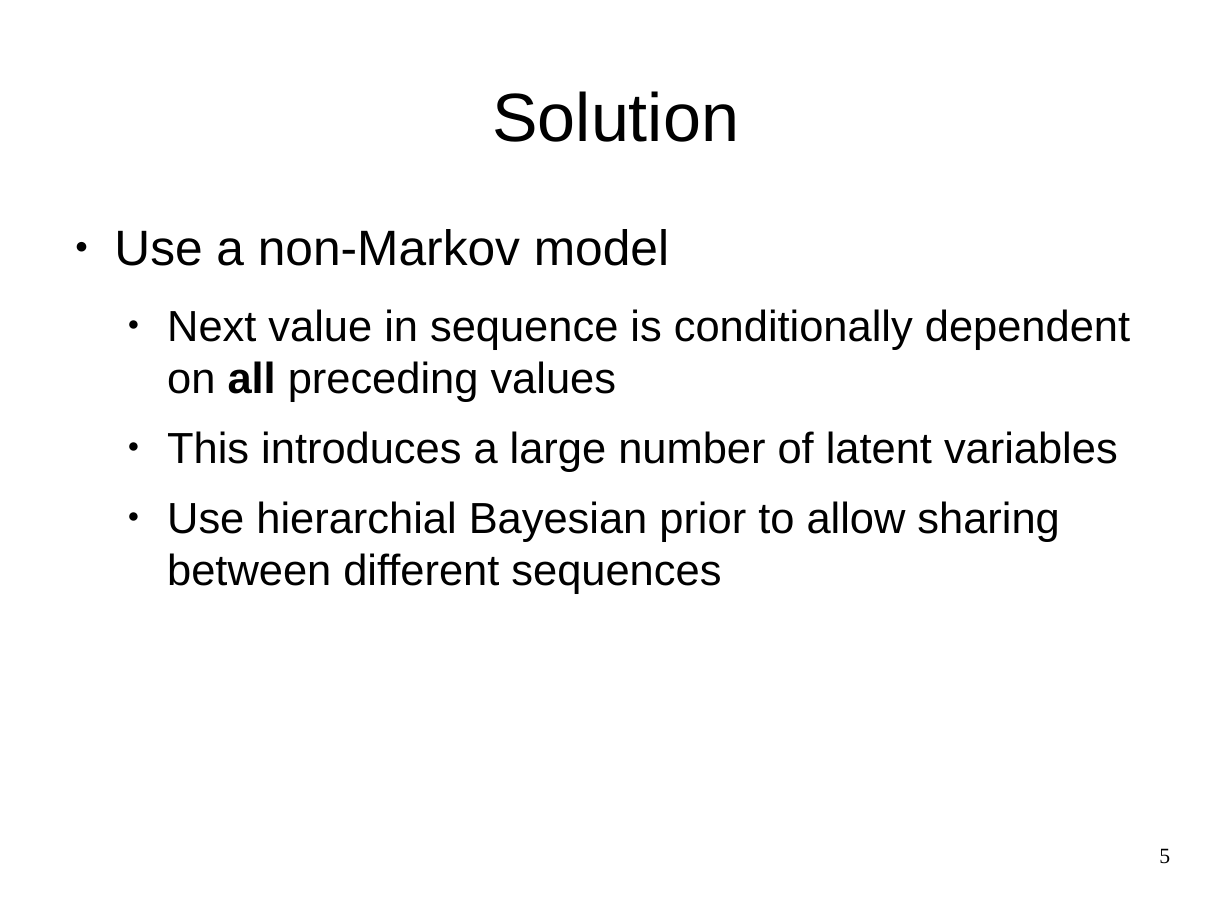
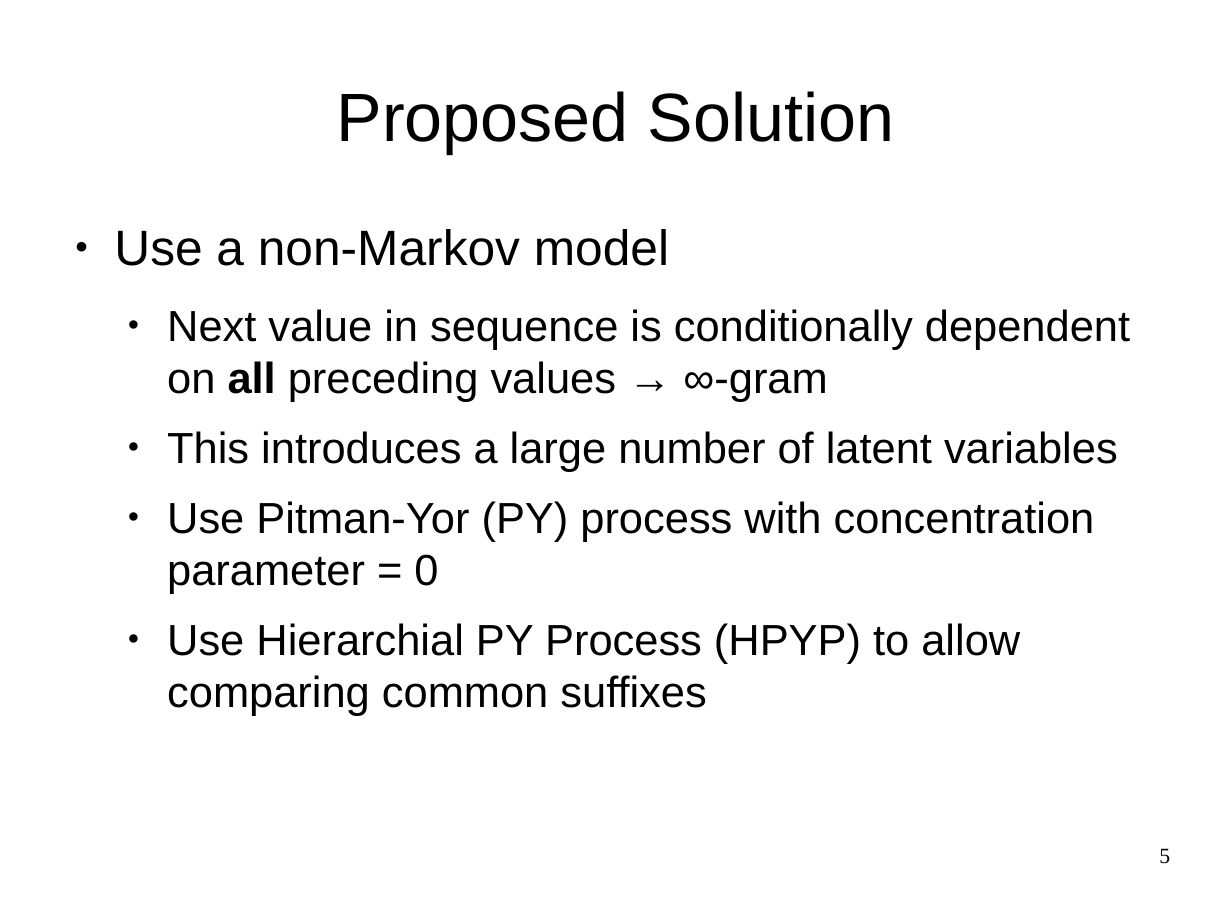
Before and after one commit to snadi/cs886, a slide deck: slide 5 of cs886/presentation/cs886_sarah-karim.odp. Drawn at 1232x924 pixels with LibreOffice and Linux fonts; fonts in the diff are those of the drawing. Boxes give left, top, right and bottom in pixels: in the first picture for what was removed or moved away, otherwise in the second. Text is boxed around its words. In the diff, an @@ line names an element or a change of style, - is before the commit and + after.

```diff
--- a/cs886/presentation/cs886_sarah-karim.odp
+++ b/cs886/presentation/cs886_sarah-karim.odp
@@ title at (337,91,895,153): text changed @@
-Solution
+Proposed Solution
@@ text at (167,309,1130,402): text changed @@
-  ● Next value in sequence is conditionally dependent on all preceding values
+  ● Next value in sequence is conditionally dependent on all preceding values → ∞-gram
@@ text at (167,501,1095,716): text changed @@
-  ● Use hierarchial Bayesian prior to allow sharing between different sequences
+  ● Use Pitman-Yor (PY) process with concentration parameter = 0
+  ● Use Hierarchial PY Process (HPYP) to allow comparing common suffixes
```
Also in this commit, not shown: 14 other slides changed, 11 slides added, 12 slides removed.
